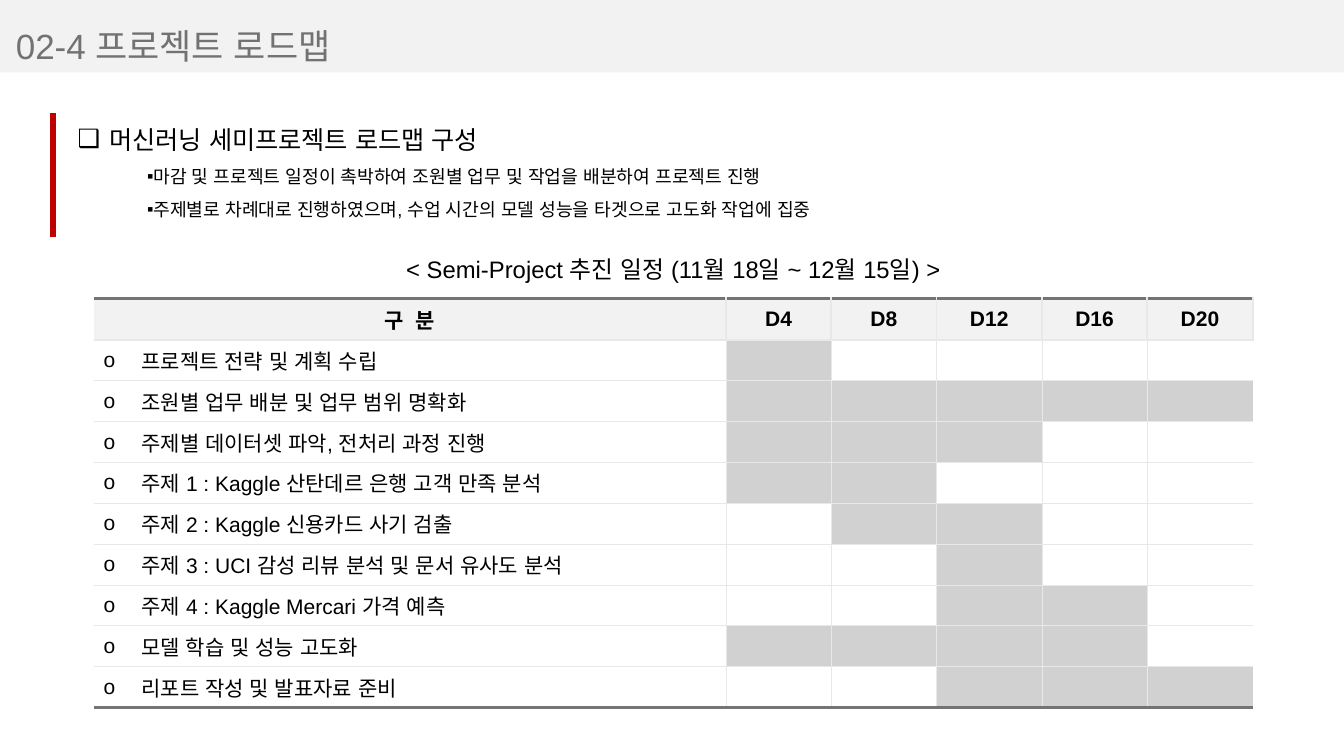
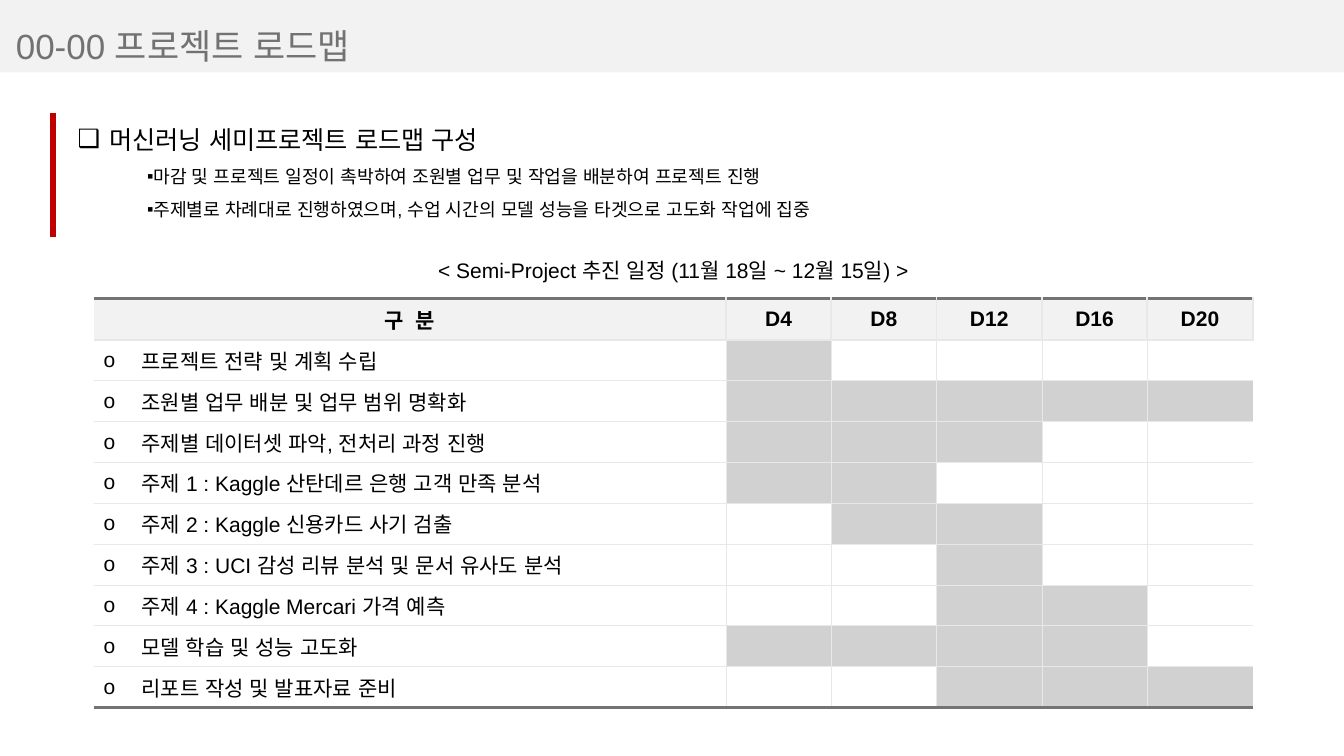
Before and after one commit to jaemin1020/big20-ML-project2-team3, a slide deck: slide 10 of 0.report/산탄데르_ppt_template.pptx (slide 5 before the commit). Drawn at 1344x756 pixels with LibreOffice and Linux fonts; fonts in the diff are those of the drawing. Boxes give left, top, right and bottom in pixels: in the first picture for what was removed or moved away, otherwise in the second. Text is boxed around its words. In the diff, an @@ line names an element or a change of style, - is before the commit and + after.

```diff
--- a/0.report/산탄데르_ppt_template.pptx
+++ b/0.report/산탄데르_ppt_template.pptx
@@ text at [16, 30, 350, 62]: text changed @@
-02-4 프로젝트 로드맵
+00-00 프로젝트 로드맵
@@ text "< Semi-Project 추진 일정 (11월 ..." at [456, 260, 891, 283]: size 17 to 15 pt @@
```
Also in this commit, not shown: 3 other slides changed, 5 slides added, 1 other file.
